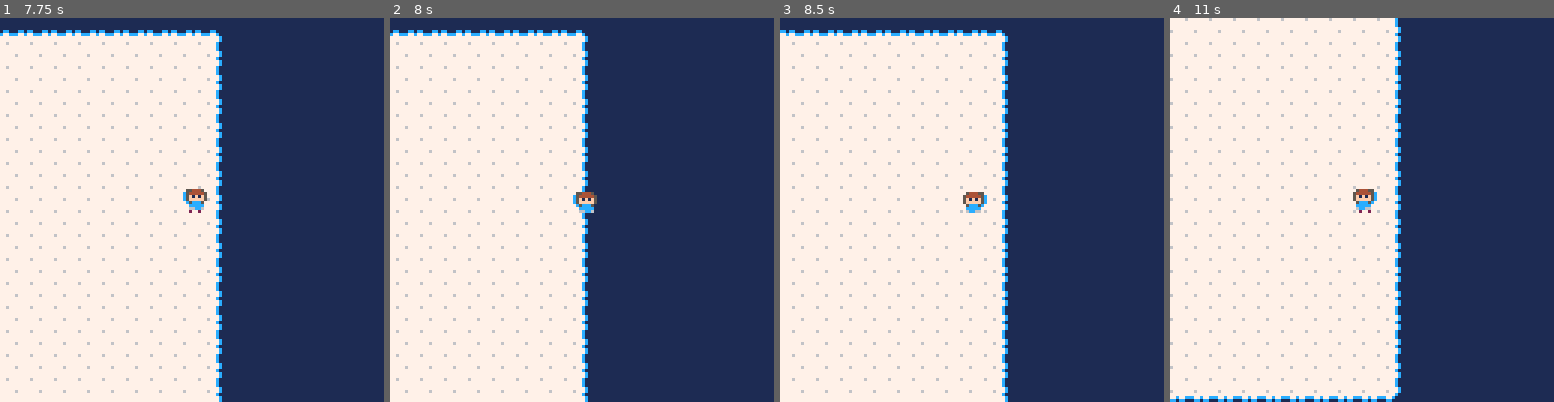
Above: before the commit, frames 1-4 (left to right).
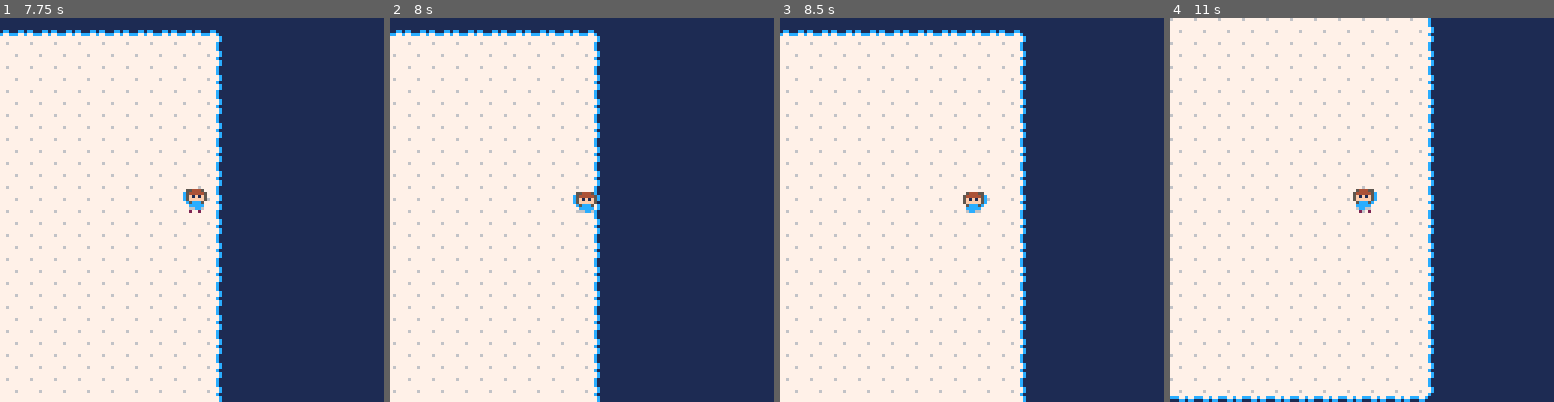
Above: after the commit, the same moments.

Repository: majorcob/ggj19
Game: PICO-8 cartridge ggj19.p8
Same seed, same stepped clock (60 frames per second), same inputs: the game is played once before the commit and once after it.
Inputs:
- Up to frame 1 (7.75 s): hold Right 1.6-2.1 s; hold Up 2.15-2.42 s; hold Right 2.47-3.03 s; hold Left 3.08-3.58 s; hold Down 3.63-3.97 s; hold Right 4.02-4.68 s; hold Up 4.73-5.03 s; hold Left 5.08-5.68 s; hold Down 5.73-6.03 s; hold Right 6.08-6.58 s; hold Right 6.63-7.13 s; hold Up 7.18-7.45 s; hold Right from 7.5 s (still down)
- Up to frame 2 (8 s): keep holding Right
- Up to frame 3 (8.5 s): release Right at 8.07 s; hold Left from 8.12 s (still down)
- Up to frame 4 (11 s): release Left at 8.62 s; hold Down 8.67-9 s; hold Right 9.05-9.72 s; hold Up 9.77-10.07 s; hold Left 10.12-10.72 s; hold Down from 10.77 s (still down)

Frame 1 is identical in both runs. In frame 2, 6.9% of the frame differs, in the area x 0-55%, y 3-100%; in frame 3, 9.2%; in frame 4, 14%, in the area x 0-69%, y 0-100%.

Commit message:
Tile collisions

Diff:
--- a/ggj19.p8
+++ b/ggj19.p8
@@ -7,6 +7,10 @@
 
 local px,py,pc,pr,pwt
 local cx,cy
+
+function f0(n)
+	return fget(n,0)
+end
 
 function _init()
 	cx,cy=0,0
@@ -38,6 +42,21 @@
  	end
  	if (wth and wtv) pwt=0
  end
+
+ local tn,te,ts,tw
+ local ptx,pty
+ ptx=flr(px/8)
+ pty=flr(py/8)
+ tn=mget(ptx,pty-1)
+ te=mget(ptx+1,pty)
+ ts=mget(ptx,pty+1)
+ tw=mget(ptx-1,pty)
+ ptx,pty=ptx*8,pty*8
+ if (f0(tw)) px=max(px,ptx+2)
+ if (f0(tn)) py=max(py,pty+2)
+ if (f0(te)) px=min(px,ptx+4)
+ if (f0(ts)) py=min(py,pty+6)
+
  cx,cy=px-64,py-64
 end
 
@@ -184,7 +203,7 @@
 04040404040404040404040404040404040404040404040404040404040404040404040404040404040404040404040404040404040404040404040404040404
 04040404040404040404040404040404040404040404040404040404040404040404040404040404040404040404040404040404040404040404040404040404
 __gff__
-0000000000000000000000000000000000000000000000000000000000000000000000000000000000000000000000000000000000000000000000000000000001010100000000000000000000000000010001000000000000000000000000000101000000000000000000000000000000010000000000000000000000000000
+0000000000000000000000000000000000000000000000000000000000000000000000000000000000000000000000000000000000000000000000000000000001010000000000000000000000000000010001000000000000000000000000000001000000000000000000000000000000010000000000000000000000000000
 0100000000000000000000000000000000000000000000000000000000000000000000000000000000000000000000000000000000000000000000000000000000000000000000000000000000000000000000000000000000000000000000000000000000000000000000000000000000000000000000000000000000000000
 __map__
 4041414141414141414141414141414141424040404040404040404040404040404040404040404040404040404040404040404040404040404040404040404040404040404040404040404040404040404040404040404040404040404040404040404040404040404040404040404040404040404040404040404040404040
